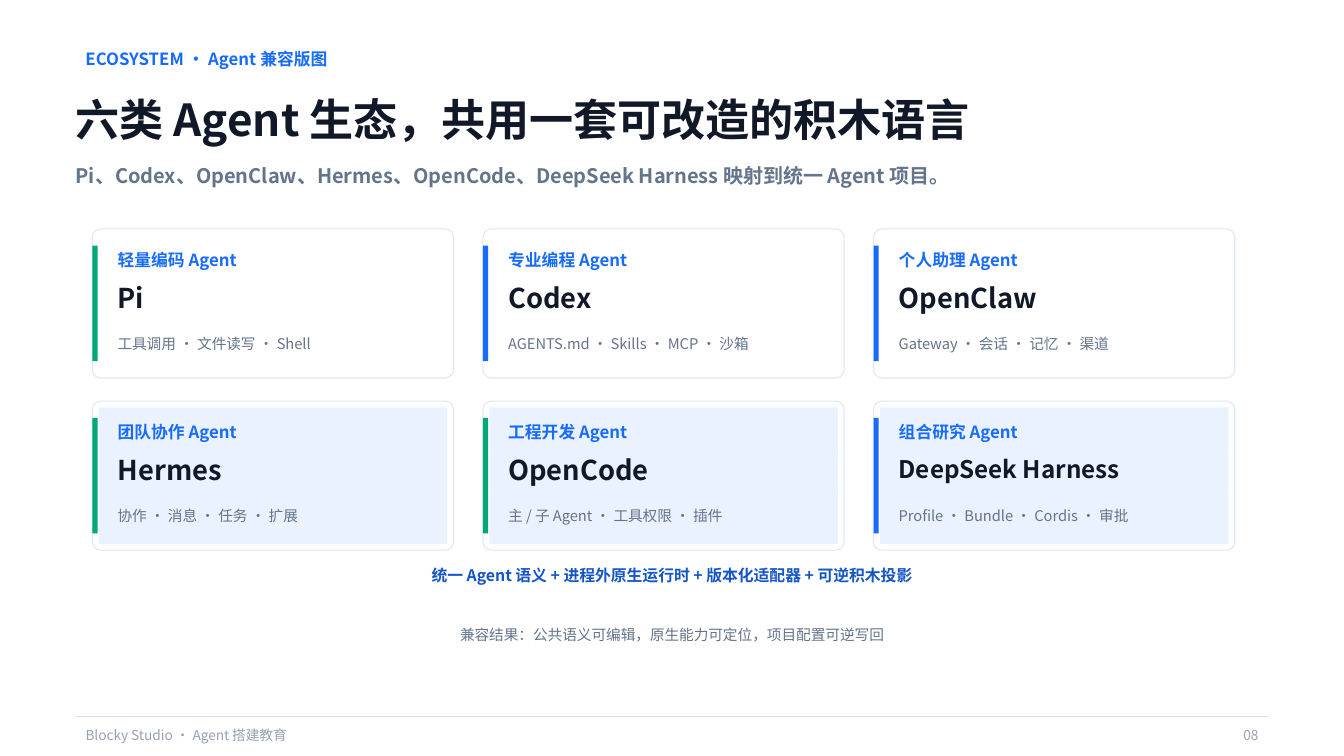
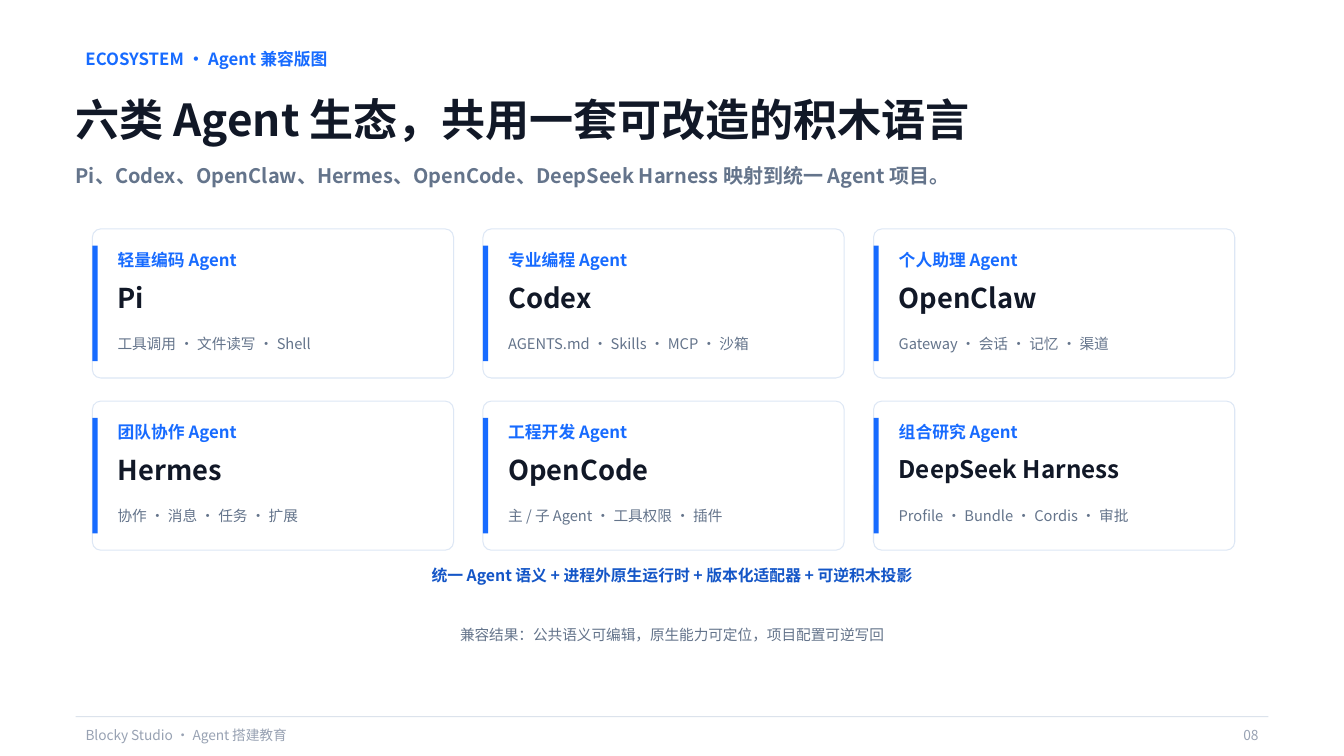
Before and after one commit to q2955161835-debug/Blocky-AI, a slide deck: slide 8 of PPT与商业计划书/Blocky-Studio-息壤杯-AI+教育.pptx. Drawn at 1344x756 pixels with LibreOffice and Linux fonts; fonts in the diff are those of the drawing. Boxes give left, top, right and bottom in pixels: in the first picture for what was removed or moved away, otherwise in the second. Text is boxed around its words. In the diff, an @@ line names an element or a change of style, - is before the commit and + after.

Commit message:
docs: unify competition deck color semantics

```diff
--- a/PPT与商业计划书/Blocky-Studio-息壤杯-AI+教育.pptx
+++ b/PPT与商业计划书/Blocky-Studio-息壤杯-AI+教育.pptx
@@ fill #00A875 to #176BFF in 3 elements at [93, 246, 98, 362], [93, 418, 98, 534], [483, 418, 488, 534] @@
@@ fill #EAF2FF to #FFFFFF in 9 elements at [99, 407, 448, 450], [99, 450, 448, 492], [99, 492, 448, 544], [489, 407, 838, 450], [489, 450, 838, 492], [489, 492, 838, 544], [880, 407, 1229, 450], [880, 450, 1229, 492], [880, 492, 1229, 544] @@
```
Also in this commit, not shown: 12 other slides changed, 1 other file.
